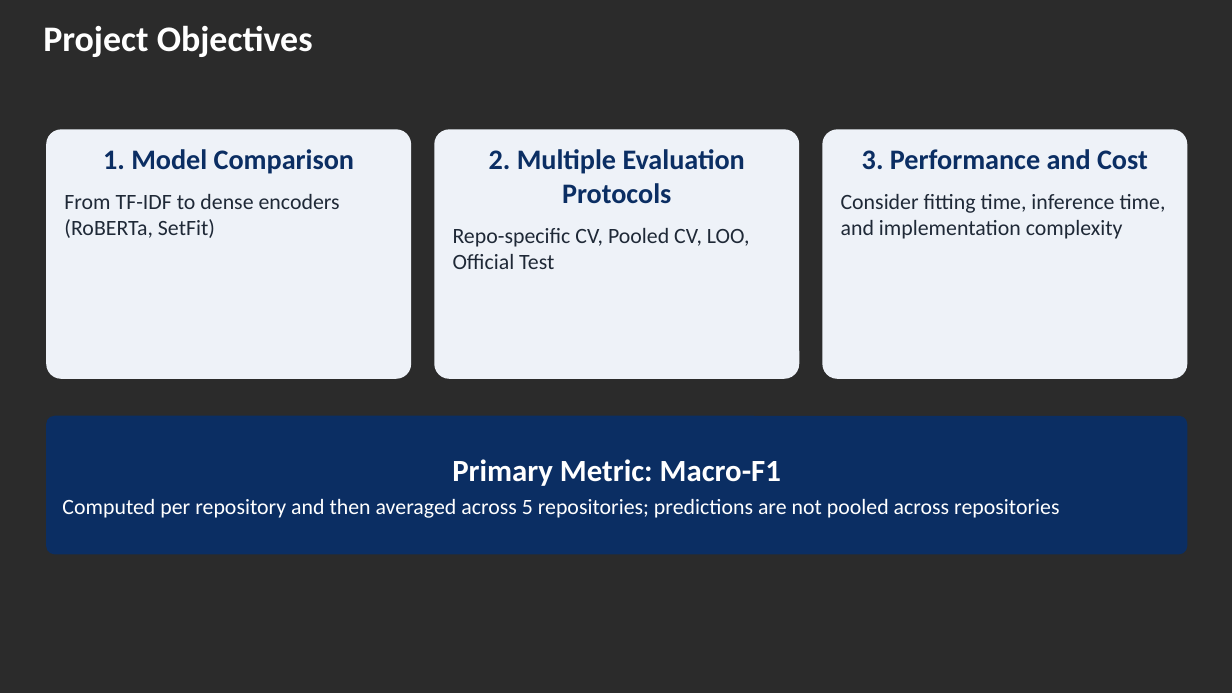
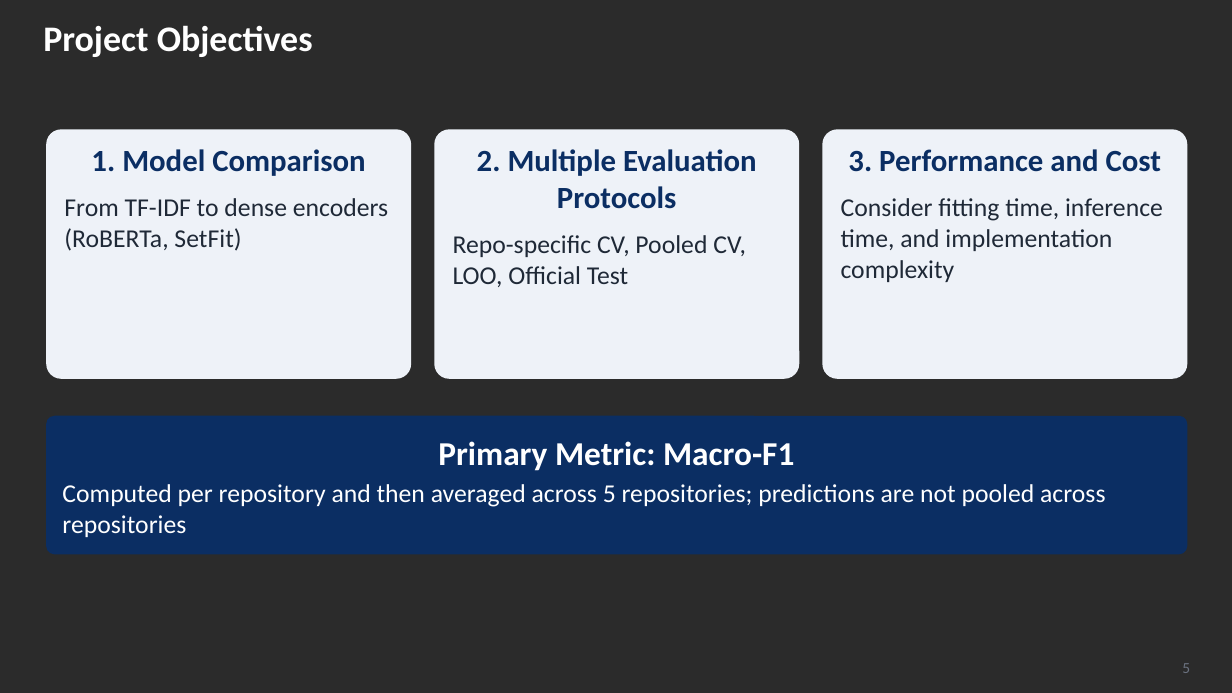
Before and after one commit to kiet21042003/nlbse24-issue-classification, a slide deck: slide 5 of presentation/Seminar_2_Slides.pptx. Drawn at 1232x693 pixels with LibreOffice and Linux fonts; fonts in the diff are those of the drawing; background and template pictures are left out; a plain dark background stands for a picture behind light text. Boxes give left, top, right and bottom in pixels: in the first picture for what was removed or moved away, otherwise in the second. Text is boxed around its words. In the diff, an @@ line names an element or a change of style, - is before the commit and + after.

```diff
--- a/presentation/Seminar_2_Slides.pptx
+++ b/presentation/Seminar_2_Slides.pptx
@@ rounded rectangle "1. Model Comparison" at [46, 129, 411, 379]: size 22 to 24 pt in "1. Model Comparison"; size 17 to 20 pt in "From TF-IDF to dense encoders (RoBERTa, SetFit)" @@
@@ rounded rectangle "2. Multiple Evaluation Protocols" at [434, 129, 799, 379]: size 22 to 24 pt in "2. Multiple Evaluation Protocols"; size 17 to 20 pt in "Repo-specific CV, Pooled CV, LOO, Official Test" @@
@@ rounded rectangle "3. Performance and Cost" at [823, 129, 1188, 379]: size 22 to 24 pt in "3. Performance and Cost"; size 17 to 20 pt in "Consider fitting time, inference time, and implementation ..." @@
@@ rounded rectangle "Primary Metric: Macro-F1" at [46, 416, 1188, 555]: size 24 to 26 pt in "Primary Metric: Macro-F1"; size 17 to 20 pt in "Computed per repository and then averaged across ..." @@
@@ page number added at [1182, 663, 1190, 673], 12 pt, text #6B7280 @@
+5
```
Also in this commit, not shown: 12 other slides changed.
